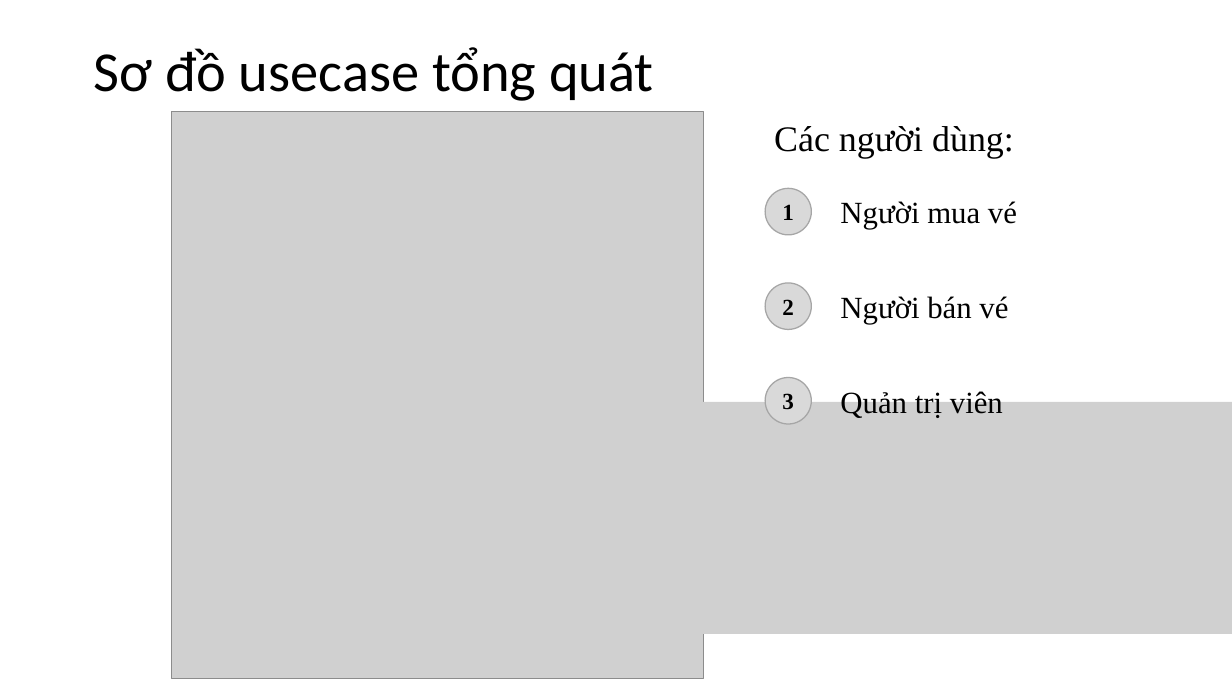
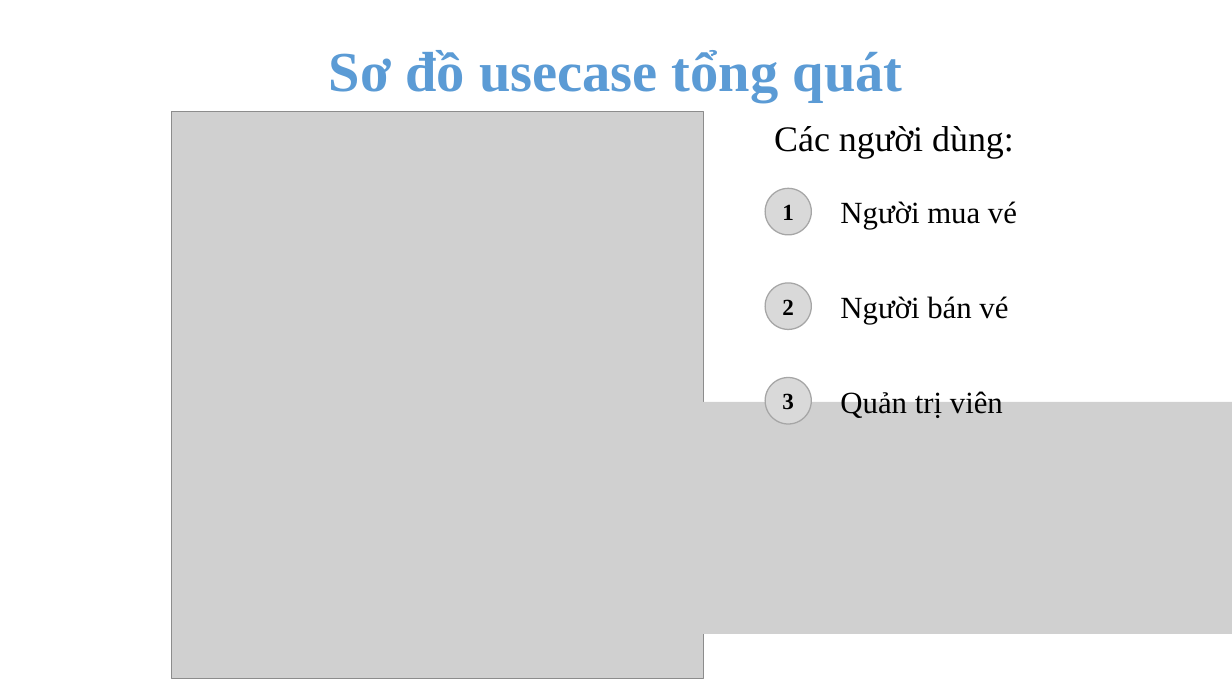
Before and after one commit to thuanvo2405/Ticket_Booking_App, a slide deck: slide 5 of slide.pptx. Drawn at 1232x693 pixels with LibreOffice and Linux fonts; fonts in the diff are those of the drawing; grey boxes stand for pictures. Boxes give left, top, right and bottom in pixels: in the first picture for what was removed or moved away, otherwise in the second. Text is boxed around its words. In the diff, an @@ line names an element or a change of style, - is before the commit and + after.

```diff
--- a/slide.pptx
+++ b/slide.pptx
@@ title "Sơ đồ usecase tổng quát" at <box>329,50,903,102</box>: font Calibri to Times New Roman, text colour #000000 to #5B9BD5, bold on; alignment left to centre @@
```
Also in this commit, not shown: 8 other slides changed, 1 slide added, 1 slide removed, 4 other files.
